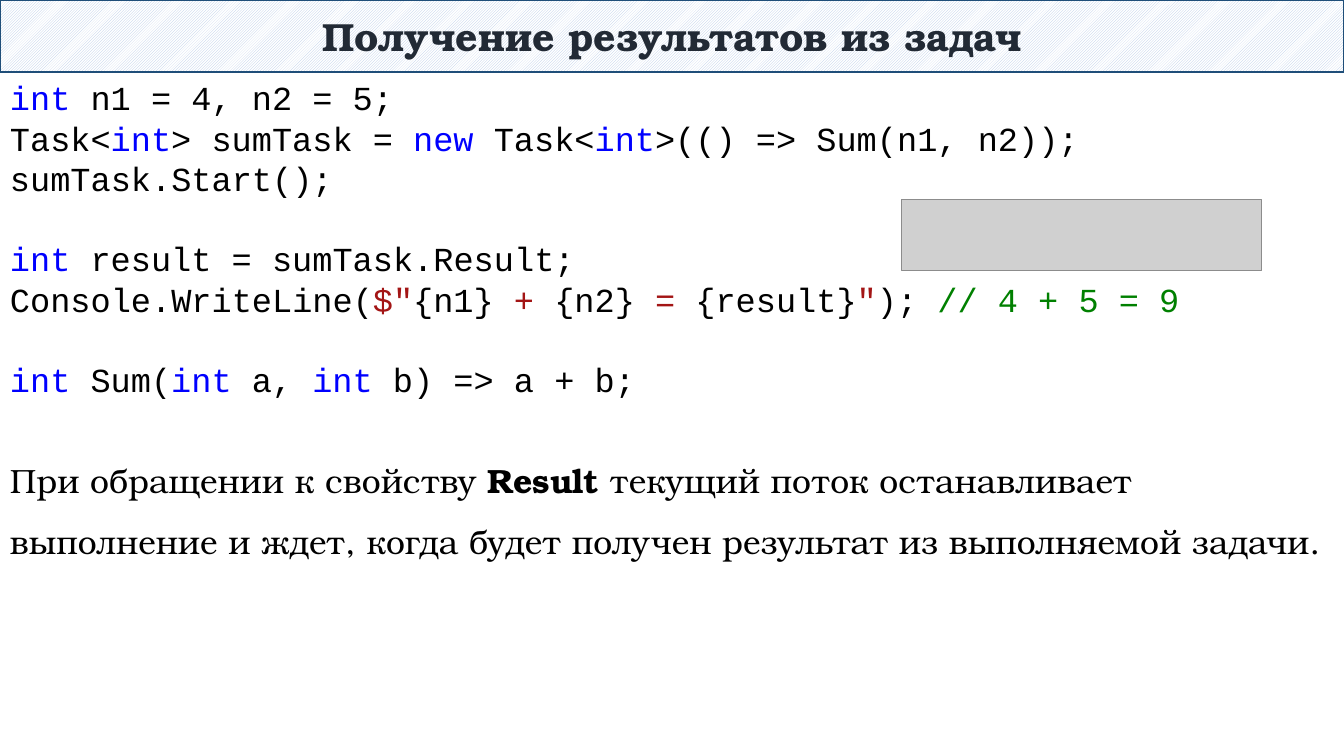
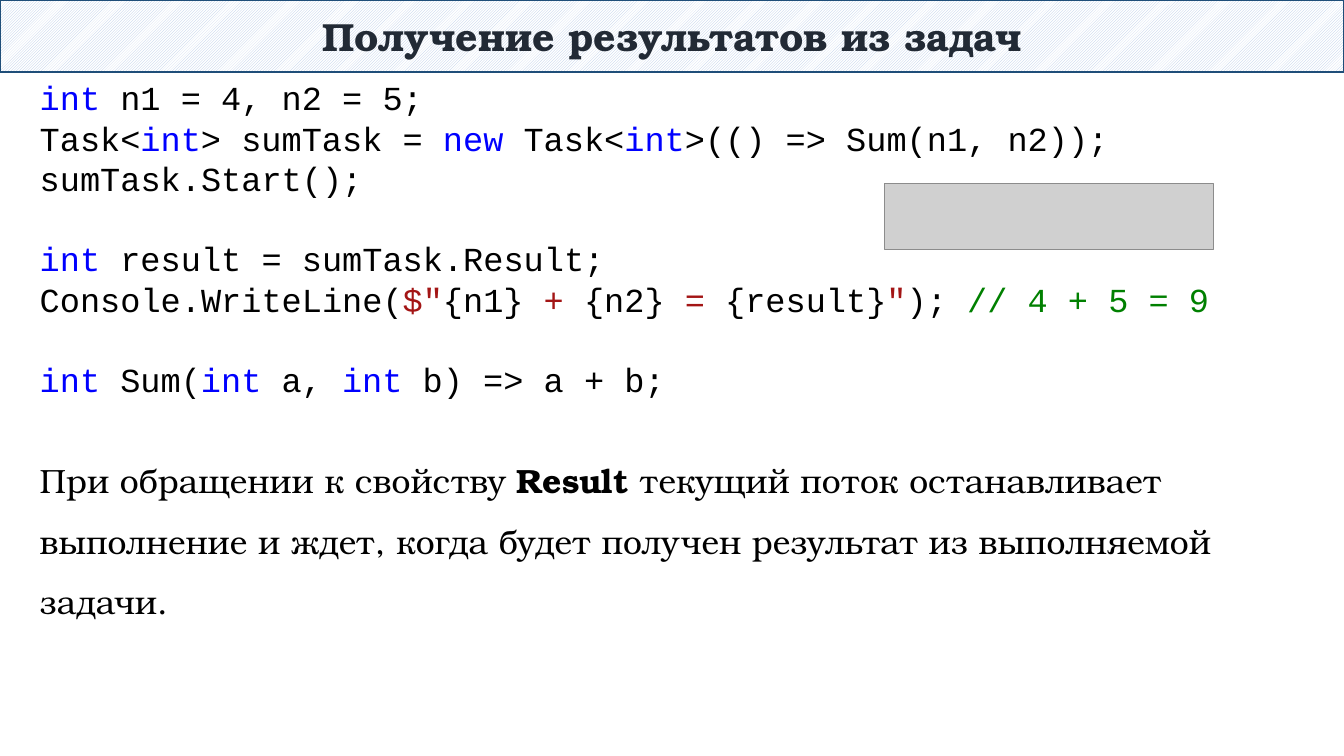
Before and after one commit to DaniilKlyukin/OOP-4, a slide deck: slide 22 of Лекции/ООП 1 лек 5.pptx (slide 18 before the commit). Drawn at 1344x756 pixels with LibreOffice and Linux fonts; fonts in the diff are those of the drawing; grey boxes stand for pictures. Boxes give left, top, right and bottom in pixels: in the first picture for what was removed or moved away, otherwise in the second. Text is boxed around its words. In the diff, an @@ line names an element or a change of style, - is before the commit and + after.

```diff
--- a/Лекции/ООП 1 лек 5.pptx
+++ b/Лекции/ООП 1 лек 5.pptx
@@ text "int n1 = 4, n2 ..." rewrapped from (x1=10, y1=86, x2=1309, y2=562) to (x1=40, y1=86, x2=1211, y2=620) @@
@@ picture resized from (x1=902, y1=200, x2=1262, y2=271) to (x1=885, y1=184, x2=1214, y2=249) @@
```
Also in this commit, not shown: 21 other slides changed, 6 slides added, 3 other files.
